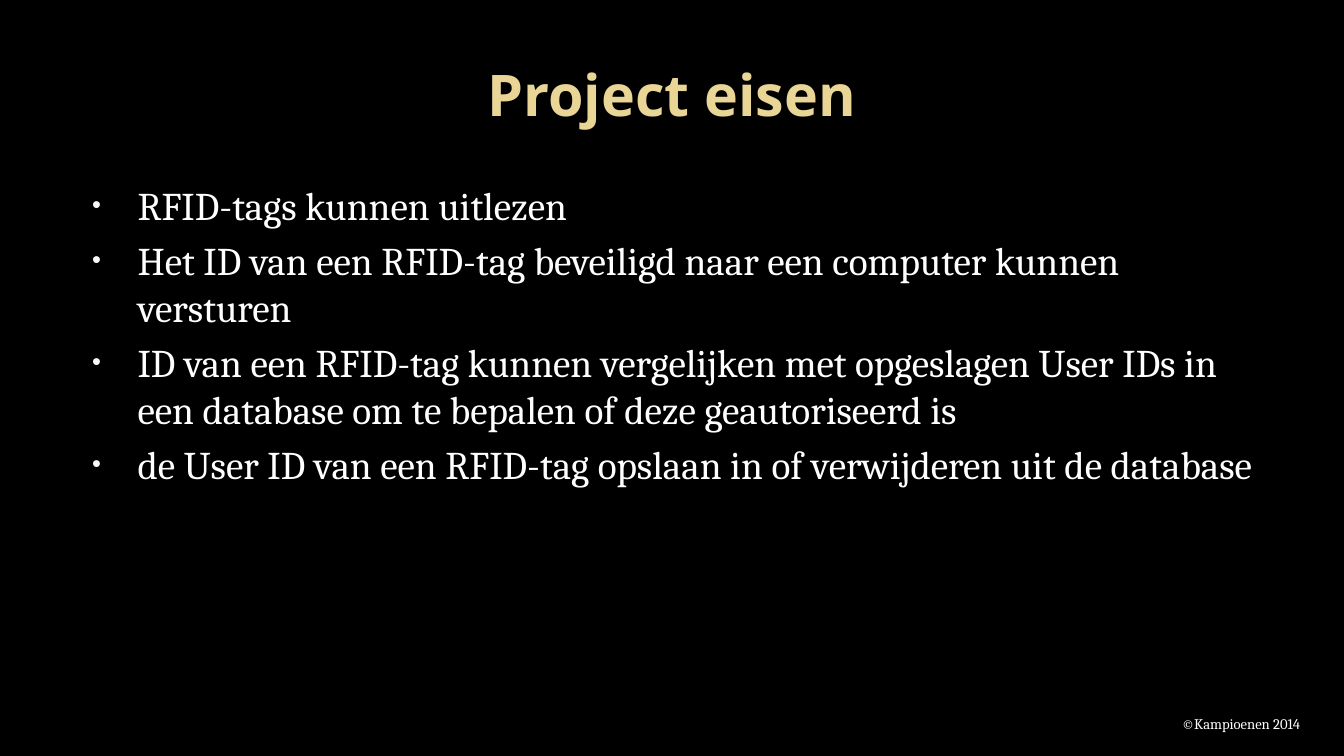
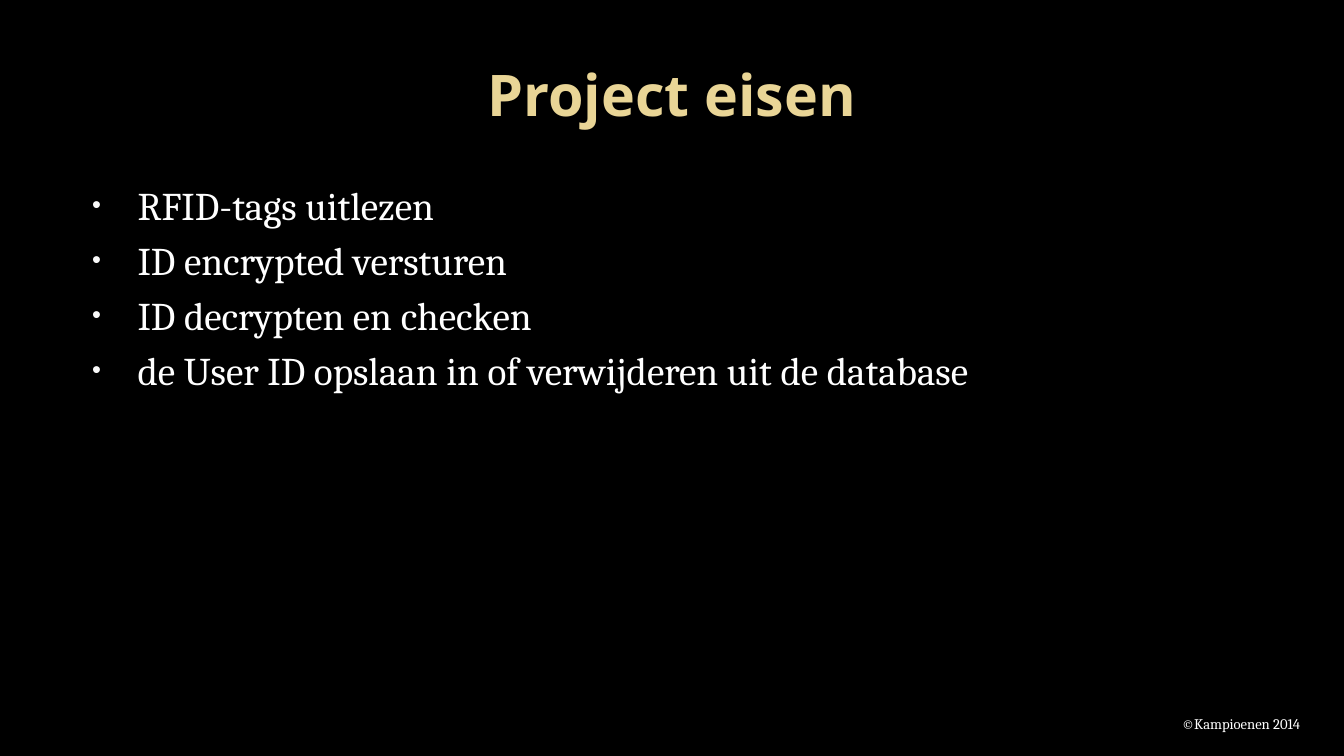
Before and after one commit to Projectgroep-18/Beveiligde-Pasjes, a slide deck: slide 4 of presentatie/Project beveiligde pasjes.pptx (slide 5 before the commit). Drawn at 1344x756 pixels with LibreOffice and Linux fonts; fonts in the diff are those of the drawing; background and template pictures are left out. Boxes give left, top, right and bottom in pixels: in the first picture for what was removed or moved away, otherwise in the second. Text is boxed around its words. In the diff, an @@ line names an element or a change of style, - is before the commit and + after.

```diff
--- a/presentatie/Project beveiligde pasjes.pptx
+++ b/presentatie/Project beveiligde pasjes.pptx
@@ text at (x1=138, y1=192, x2=968, y2=394): text changed @@
-• RFID-tags kunnen uitlezen
-• Het ID van een RFID-tag beveiligd naar een computer kunnen versturen
-• ID van een RFID-tag kunnen vergelijken met opgeslagen User IDs in een database om te bepalen of deze geautoriseerd is
-• de User ID van een RFID-tag opslaan in of verwijderen uit de database
+• RFID-tags uitlezen
+• ID encrypted versturen
+• ID decrypten en checken
+• de User ID opslaan in of verwijderen uit de database
```
Also in this commit, not shown: 9 other slides changed, 1 slide added, 2 slides removed.
